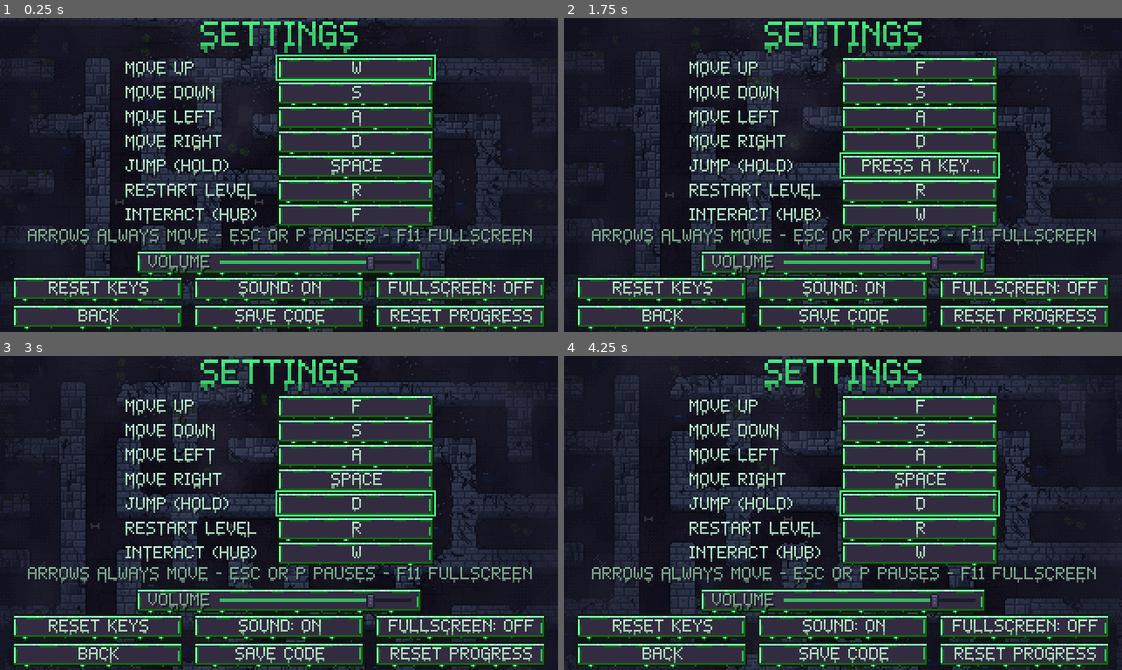
Above: before the commit, frames 1-4 (two rows, left to right).
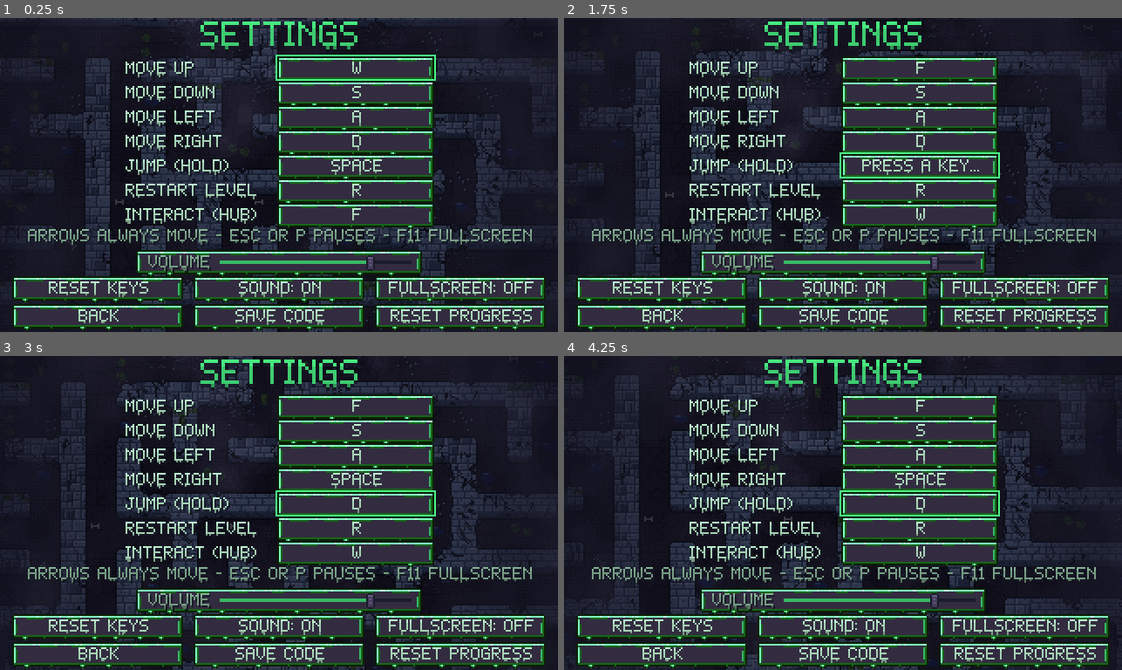
Above: after the commit, the same moments.

Repository: AveryBlue-GD/slime-time
Game: Godot game, scene res://scenes/controls.tscn
Two runs of this game, one before a commit and one after it. Both use one fixed random seed, a clock stepped at 60 frames per second and the inputs below. This scene is started directly instead of the project's main scene.
Inputs (mouse positions are in pixels of both pictures, inside the frame that each line leads up to):
- Up to frame 1 (0.25 s): no input
- Up to frame 2 (1.75 s): tap Enter at 0.5 s; move the mouse to (965, 159) at 0.52 s; hold D (move_right) 0.53-1.25 s; tap F (interact) at 0.6 s; click (965, 159) at 0.67 s; tap Space (jump) at 0.77, 1.07 s; drag from (731, 190) to (815, 237) at 1.27 s
- Up to frame 3 (3 s): move the mouse to (334, 443) at 2.02 s; hold D (move_right) 2.03-2.75 s; tap J at 2.1 s; drag from (251, 575) to (111, 465) at 2.77 s
- Up to frame 4 (4.25 s): move the mouse to (1010, 560) at 3.52 s; hold A (move_left) from 3.53 s (still down); tap W (interact) at 3.6 s; tap D (jump) at 3.77, 4.07 s

The runs differ from the first frame. In frame 1, 0.7% of the frame differs, in the area x 10-95%, y 8-98%; in frame 2, 0.7%; in frame 3, 0.7%; in frame 4, 0.7%.

Commit message:
Text drips reroll every time a screen opens; letters with a single bottom pixel (4, 7, i...) rarely drip
Co-Authored-By: Claude Opus 5.5 <noreply@anthropic.com>

Diff:
--- a/assets/shaders/text_drips.gdshader
+++ b/assets/shaders/text_drips.gdshader
@@ -3,9 +3,14 @@
 // Gives every letter on screen its own goo drips. The pixel font (assets/fonts/pixel.fnt and its
 // 2x copy pixel_big.fnt) has drips baked under each glyph, so repeated letters dripped the same
 // way; this ignores the baked ones and grows new drips under the letter's bottom row, picked by
-// a hash of the letter's place on screen (and its column within the letter). Text that stays put
-// keeps its drips; the same letter somewhere else drips differently.
+// a hash of the letter's place on screen (and its column within the letter) and `seed`. Text that
+// stays put keeps its drips; the same letter somewhere else drips differently, and UIKit gives
+// `seed` a new value every time a screen opens, so coming back to a screen drips anew.
+// A letter whose bottom is a single pixel (4, 1, i, l, T, 7...) rarely drips: a drip there just
+// looks like the stroke is too long.
 // Anything drawn with another texture (button frames, icons) passes through untouched.
+
+uniform float seed = 0.0;
 
 varying vec2 world;
 varying vec4 tint;
@@ -38,8 +43,12 @@
 			}
 			float column = floor(px.x / unit);
 			float bottom = texture(TEXTURE, vec2(px.x, (6.5 * unit)) / atlas).a;
-			float r = hash(vec2(column, origin));
-			float drip_len = r < 0.08 ? 2.0 : (r < 0.3 ? 1.0 : 0.0);
+			// A lone bottom pixel: nothing beside it on the letter's bottom row.
+			bool lone = texture(TEXTURE, vec2(px.x - unit, 6.5 * unit) / atlas).a < 0.5
+				&& texture(TEXTURE, vec2(px.x + unit, 6.5 * unit) / atlas).a < 0.5;
+			float r = hash(vec2(column + fract(seed * 0.618) * 97.0, origin + seed));
+			float drip_len = lone ? (r < 0.015 ? 2.0 : (r < 0.06 ? 1.0 : 0.0))
+				: (r < 0.08 ? 2.0 : (r < 0.3 ? 1.0 : 0.0));
 			if (bottom > 0.5 && row - 7.0 < drip_len) {
 				COLOR = vec4(vec3(160.0 / 255.0) * tint.rgb, tint.a);
 			} else {
--- a/scripts/ui/ui_kit.gd
+++ b/scripts/ui/ui_kit.gd
@@ -23,6 +23,7 @@
 const UI_DIR := "res://assets/ui/"
 
 static var _text_material: ShaderMaterial
+static var _drip_scene := -1
 
 
 static func make_theme() -> Theme:
@@ -186,6 +187,12 @@
 	if _text_material == null:
 		_text_material = ShaderMaterial.new()
 		_text_material.shader = load("res://assets/shaders/text_drips.gdshader")
+	# New drips every time a screen opens: a fresh seed the first time text is made in each scene.
+	var tree := Engine.get_main_loop() as SceneTree
+	var scene_id := tree.current_scene.get_instance_id() if tree and tree.current_scene else 0
+	if scene_id != _drip_scene:
+		_drip_scene = scene_id
+		_text_material.set_shader_parameter("seed", float(randi() % 10000))
 	return _text_material
 
 
Not shown, changed: CLAUDE.md
